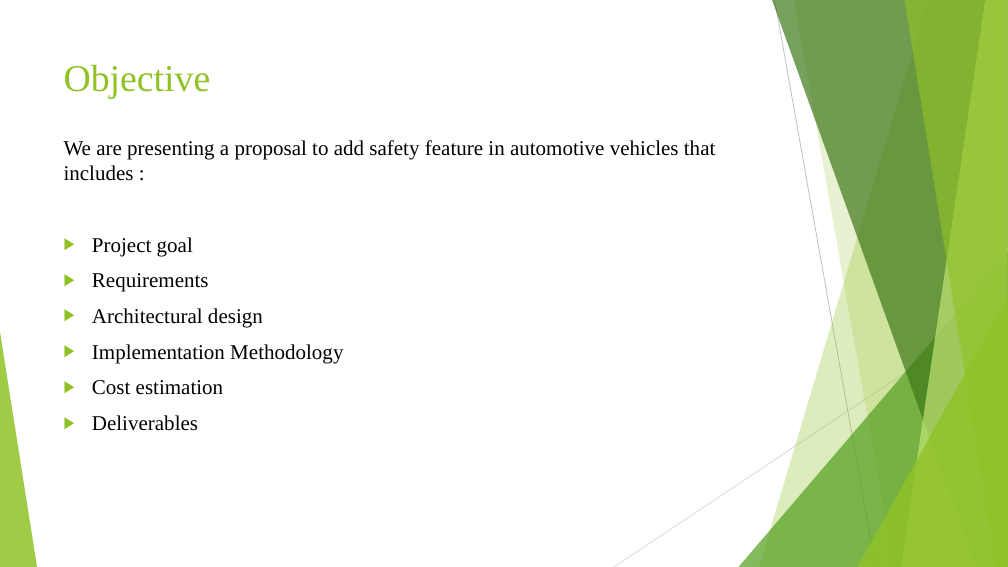
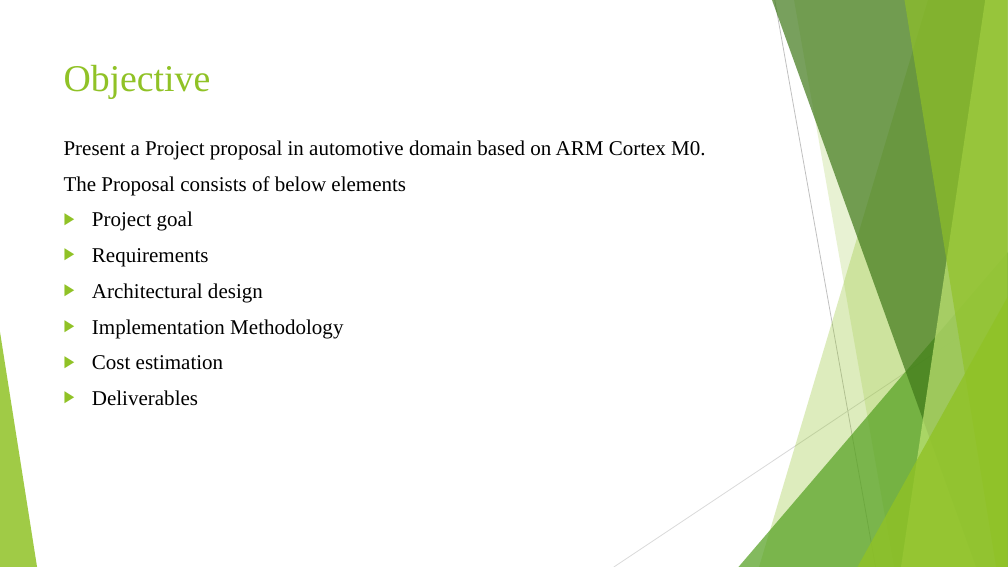
Before and after one commit to BusAI-Self-Driving-Car/Automatic-Braking-System, a slide deck: slide 2 of Project-Proposal/Automatic Braking System.pptx. Drawn at 1008x567 pixels with LibreOffice and Linux fonts; fonts in the diff are those of the drawing. Boxes give left, top, right and bottom in pixels: in the first picture for what was removed or moved away, otherwise in the second. Text is boxed around its words. In the diff, an @@ line names an element or a change of style, - is before the commit and + after.

```diff
--- a/Project-Proposal/Automatic Braking System.pptx
+++ b/Project-Proposal/Automatic Braking System.pptx
@@ text at (64, 140, 705, 195): text changed @@
-We are presenting a proposal to add safety feature in automotive vehicles that includes :
+Present a Project proposal in automotive domain based on ARM Cortex M0.
+The Proposal consists of below elements
```
Also in this commit, not shown: 3 other slides changed.
